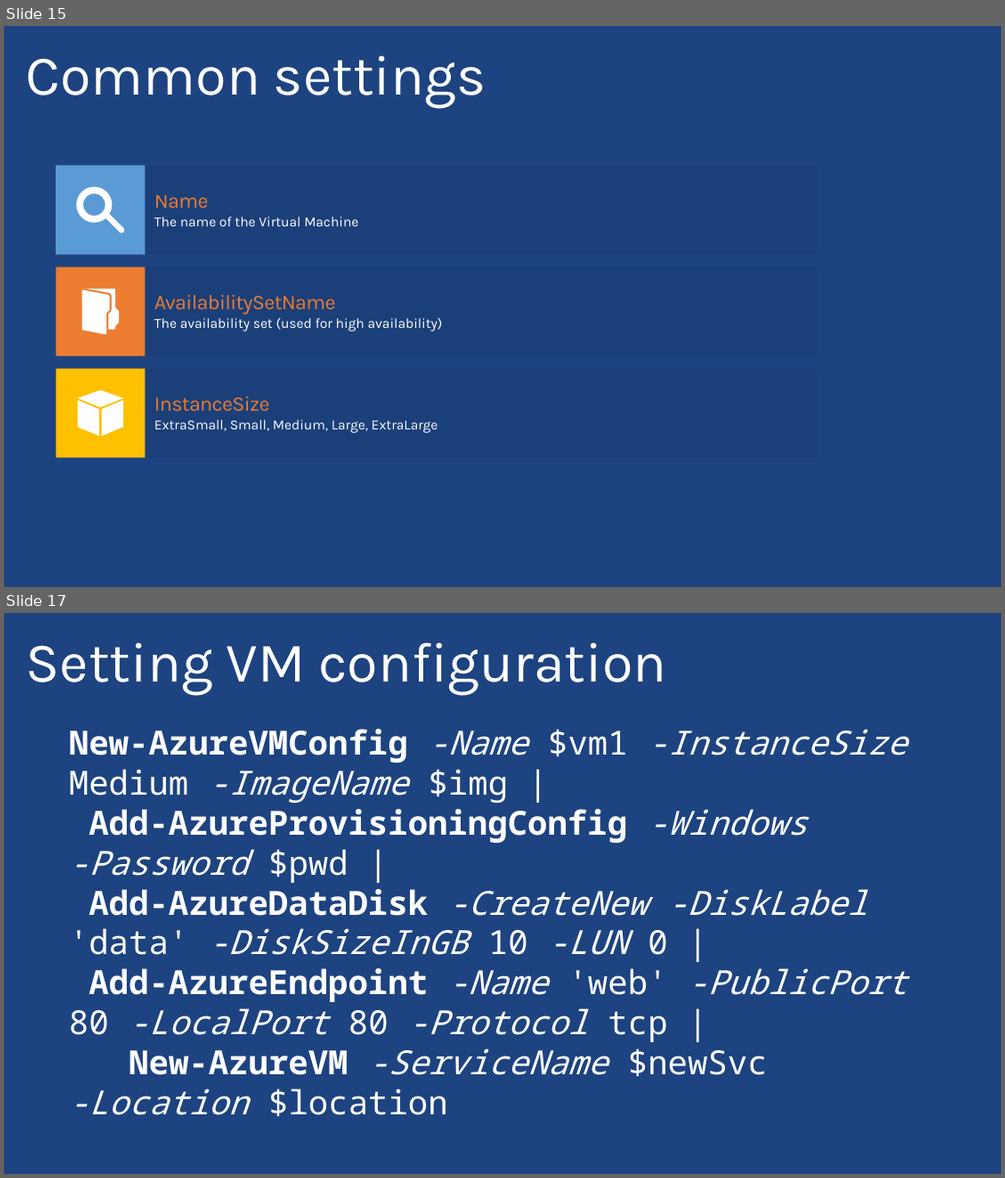
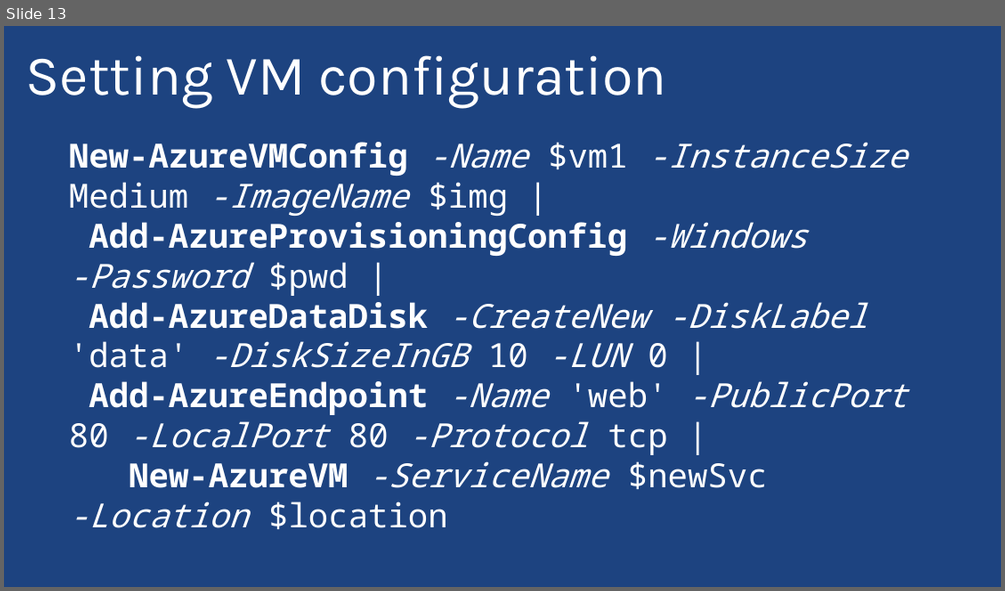
Before and after one commit to PyroJoke/AzureBootcamp2015Kharkiv, a slide deck: Virtual Machines Automated Deployment/Global Azure Bootcamp - Automating Azure VMs with Powershell.pptx. Shown one above the other, each under a label of ours: slides 15 and 17 before the commit, slide 13 after it; the slides between them are not shown. The pictures are 1005x1178 and 1005x591 pixels, drawn with LibreOffice and Linux fonts; fonts in the diff are those of the drawing; background and template pictures are left out. Boxes give left, top, right and bottom in pixels: in the first picture for what was removed or moved away, otherwise in the second. Text is boxed around its words. In the diff, an @@ line names an element or a change of style, - is before the commit and + after.

```diff
--- a/Virtual Machines Automated Deployment/Global Azure Bootcamp - Automating Azure VMs with Powershell.pptx
+++ b/Virtual Machines Automated Deployment/Global Azure Bootcamp - Automating Azure VMs with Powershell.pptx
@@ slide 15 removed at [4, 26, 1001, 587], background picture (left out) @@
@@ title removed at [26, 55, 485, 109] @@
-Common settings
@@ rectangle removed at [56, 165, 145, 254] @@
@@ rectangle removed at [146, 165, 817, 254] @@
-Name
-The name of the Virtual Machine
@@ freeform shape removed at [77, 187, 125, 233] @@
@@ rectangle removed at [56, 267, 145, 356] @@
@@ freeform shape removed at [81, 289, 119, 334] @@
@@ rectangle removed at [146, 267, 817, 356] @@
-AvailabilitySetName
-The availability set (used for high availability)
@@ rectangle removed at [56, 369, 145, 458] @@
@@ rectangle removed at [146, 369, 817, 458] @@
-InstanceSize
-ExtraSmall, Small, Medium, Large, ExtraLarge
@@ freeform shape removed at [77, 390, 123, 435] @@
@@ what was slide 17 is now slide 13 @@
```
Also in this commit, not shown: 15 slides changed, 3 other slides removed, 2 other files.
